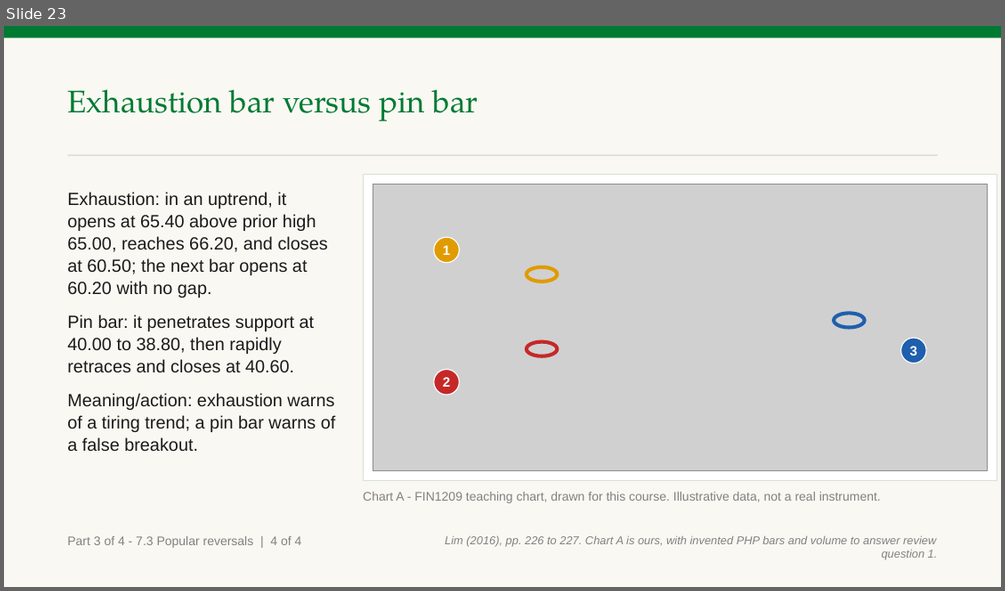
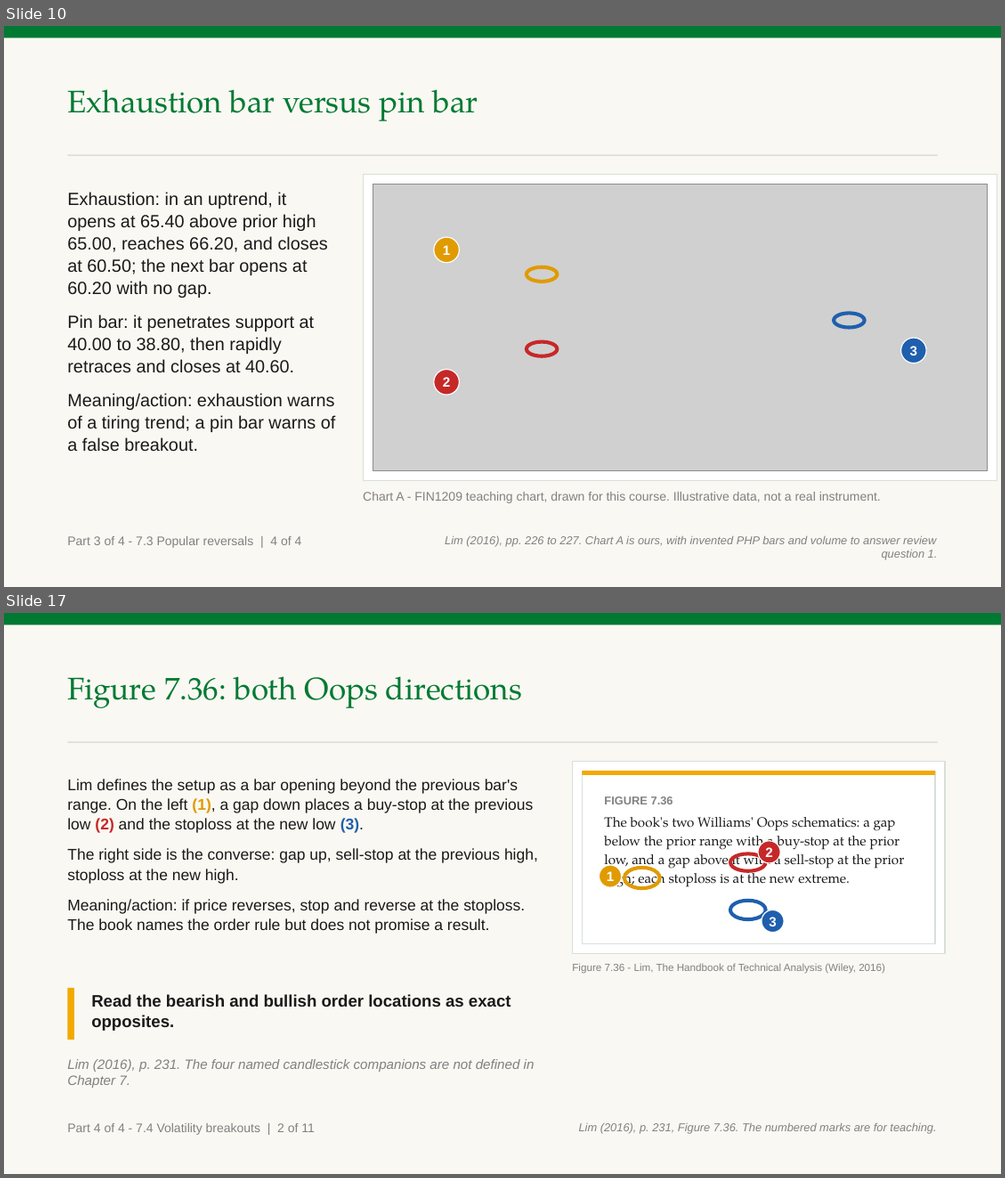
Before and after one commit to benjiesotelo-sudo/Telos_FIN1209, a slide deck: chapter-07/FIN1209-Chapter-07.pptx. Shown one above the other, each under a label of ours: slide 23 before the commit, slides 10 and 17 after it; the slides between them are not shown. The pictures are 1005x591 and 1005x1178 pixels, drawn with LibreOffice and Linux fonts; fonts in the diff are those of the drawing; grey boxes stand for pictures. Boxes give left, top, right and bottom in pixels: in the first picture for what was removed or moved away, otherwise in the second. Text is boxed around its words. In the diff, an @@ line names an element or a change of style, - is before the commit and + after.

Commit message:
Build Chapter 7 volatility breakout and review range

```diff
--- a/chapter-07/FIN1209-Chapter-07.pptx
+++ b/chapter-07/FIN1209-Chapter-07.pptx
@@ slide 17 added at box(4, 613, 1001, 1174), background #FFFFFF @@
@@ rectangle added at box(4, 613, 1001, 1174), fill #FAF8F2 @@
@@ rectangle added at box(4, 613, 1001, 625), fill #007A33 @@
@@ text added at box(67, 676, 522, 708), 30 pt, text #007A33 @@
+Figure 7.36: both Oops directions
@@ rectangle added at box(67, 742, 938, 743), fill #D7E0D9 @@
@@ rectangle added at box(573, 761, 945, 953), fill #FFFFFF, outline #D7E0D9 1 pt @@
@@ rectangle added at box(582, 771, 935, 943), fill #FFFFFF, outline #D7E0D9 1 pt @@
@@ rectangle added at box(582, 771, 935, 775), fill #F2A900 @@
@@ text added at box(67, 779, 538, 933), 15 pt, text #1A1A1A @@
+Lim defines the setup as a bar opening beyond the previous bar's range. On the left (1), a gap down places a buy-stop at the previous low (2) and the stoploss at the new low (3).
+The right side is the converse: gap up, sell-stop at the previous high, stoploss at the new high.
+Meaning/action: if price reverses, stop and reverse at the stoploss. The book names the order rule but does not promise a result.
@@ text added at box(604, 796, 905, 889), 13 pt, text #1A1A1A @@
+FIGURE 7.36
+The book's two Williams' Oops schematics: a gap below the prior range with a buy-stop at the prior low, and a gap above it with a sell-stop at the prior high; each stoploss is at the new extreme.
@@ ellipse added at box(758, 841, 780, 863), fill #C62828, outline #FFFFFF 1 pt, 13 pt, text #FFFFFF, bold @@
+2
@@ ellipse added at box(599, 865, 622, 887), fill #E09B00, outline #FFFFFF 1 pt, 13 pt, text #FFFFFF, bold @@
+1
@@ ellipse added at box(624, 868, 660, 888), outline #E09B00 3.5 pt @@
@@ ellipse added at box(730, 854, 765, 871), outline #C62828 3.5 pt @@
@@ ellipse added at box(730, 900, 765, 919), outline #1F5FAD 3.5 pt @@
@@ ellipse added at box(761, 910, 784, 933), fill #1F5FAD, outline #FFFFFF 1 pt, 13 pt, text #FFFFFF, bold @@
+3
@@ text added at box(572, 963, 885, 973), 10 pt, text #818181 @@
+Figure 7.36 - Lim, The Handbook of Technical Analysis (Wiley, 2016)
@@ rectangle added at box(67, 988, 74, 1039), fill #F2A900 @@
@@ text added at box(91, 994, 511, 1030), 16 pt, text #1A1A1A, bold @@
+Read the bearish and bullish order locations as exact opposites.
@@ text added at box(67, 1059, 534, 1087), 13 pt, text #818181, italic @@
+Lim (2016), p. 231. The four named candlestick companions are not defined in Chapter 7.
@@ text added at box(67, 1123, 315, 1135), 12 pt, text #818181 @@
+Part 4 of 4 - 7.4 Volatility breakouts | 2 of 11
@@ text added at box(579, 1123, 936, 1134), 11 pt, text #818181, italic @@
+Lim (2016), p. 231, Figure 7.36. The numbered marks are for teaching.
@@ what was slide 23 is now slide 10 @@
```
Also in this commit, not shown: 6 slides changed, 23 other slides added, 18 slides removed, 1 other file.
